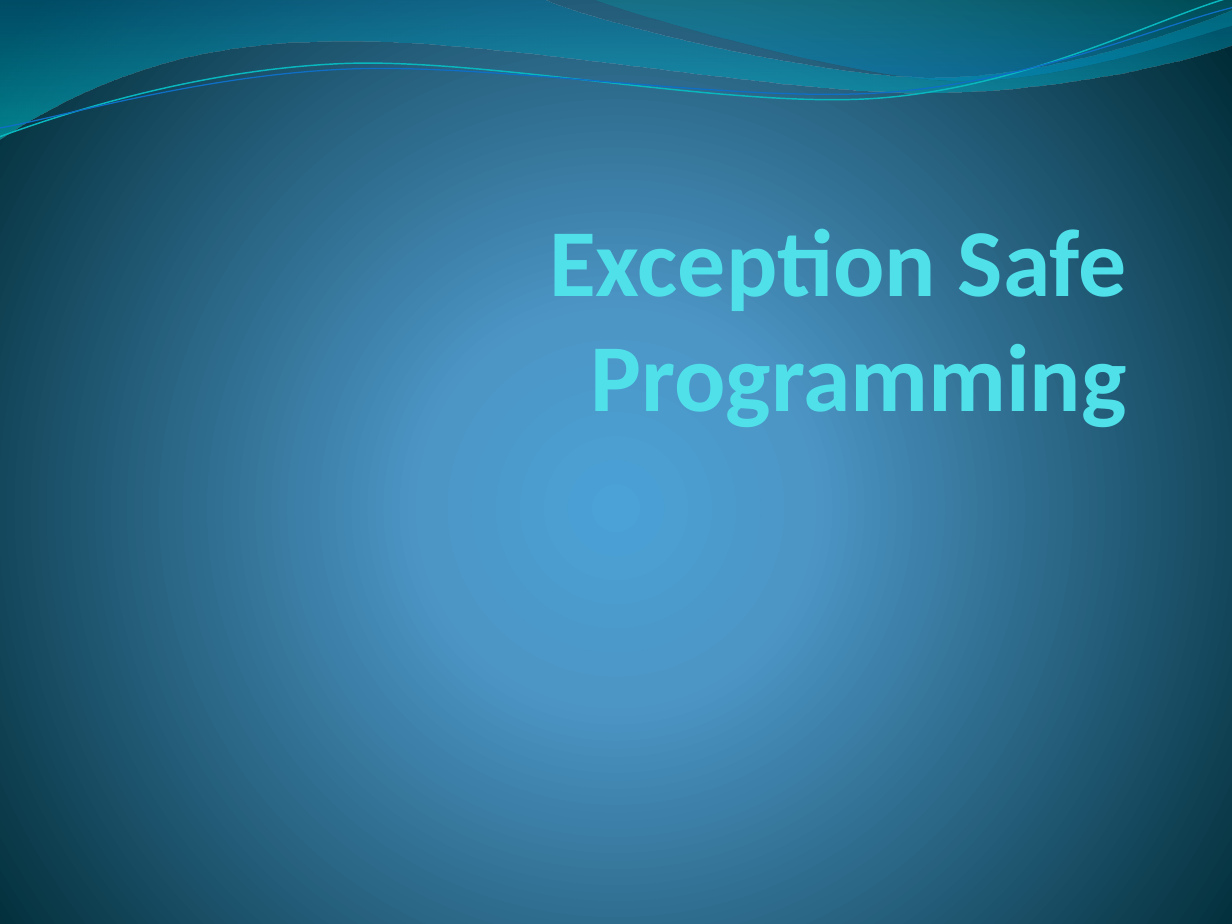
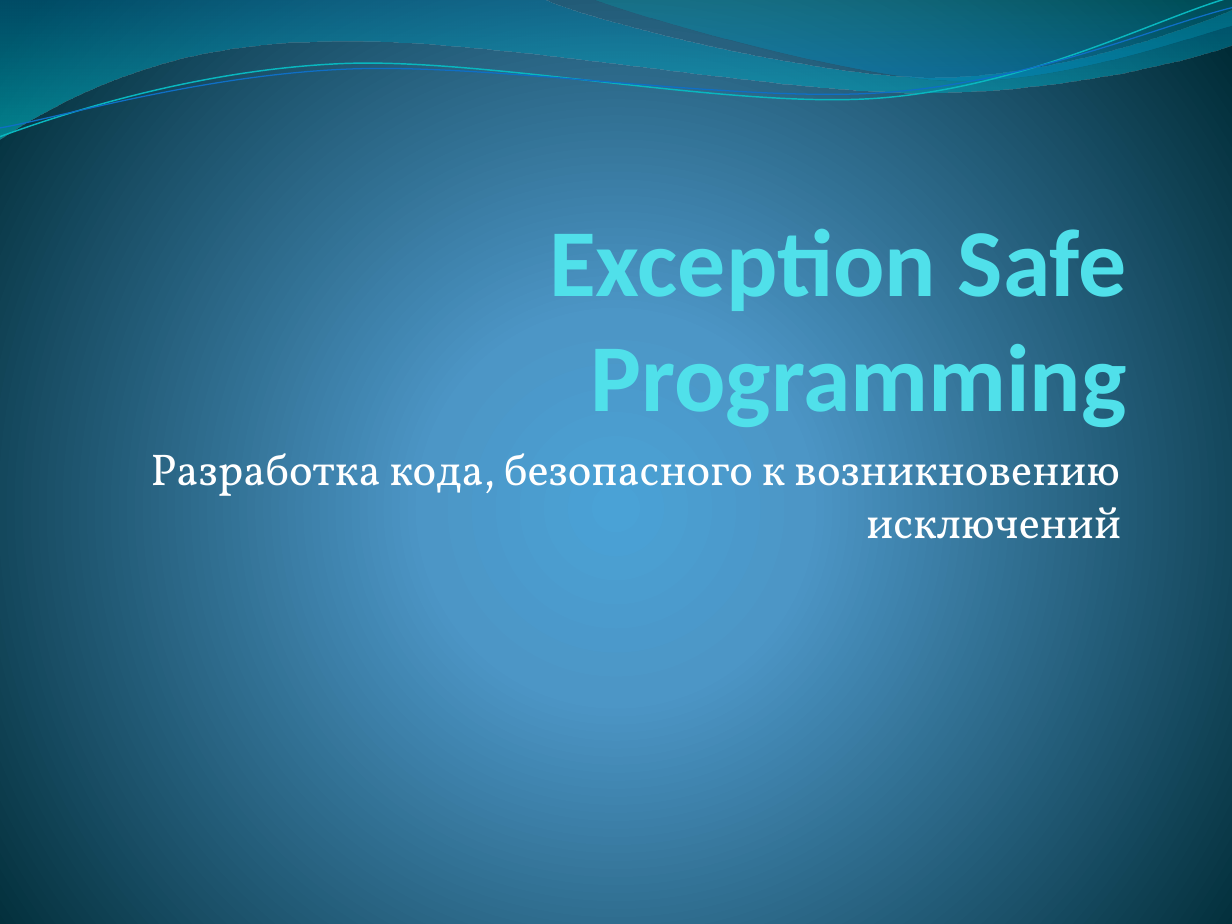
Before and after one commit to alexey-malov/oop, a slide deck: slide 21 of lectures/05/Обработка ошибок и исключительных ситуаций.pptx. Drawn at 1232x924 pixels with LibreOffice and Linux fonts; fonts in the diff are those of the drawing. Boxes give left, top, right and bottom in pixels: in the first picture for what was removed or moved away, otherwise in the second. Text is boxed around its words. In the diff, an @@ line names an element or a change of style, - is before the commit and + after.

Commit message:
Обновлены лекции

```diff
--- a/lectures/05/Обработка ошибок и исключительных ситуаций.pptx
+++ b/lectures/05/Обработка ошибок и исключительных ситуаций.pptx
@@ subtitle added at (151,443,1121,539), 26 pt, text #FFFFFF @@
+Разработка кода, безопасного к возникновению исключений
```
